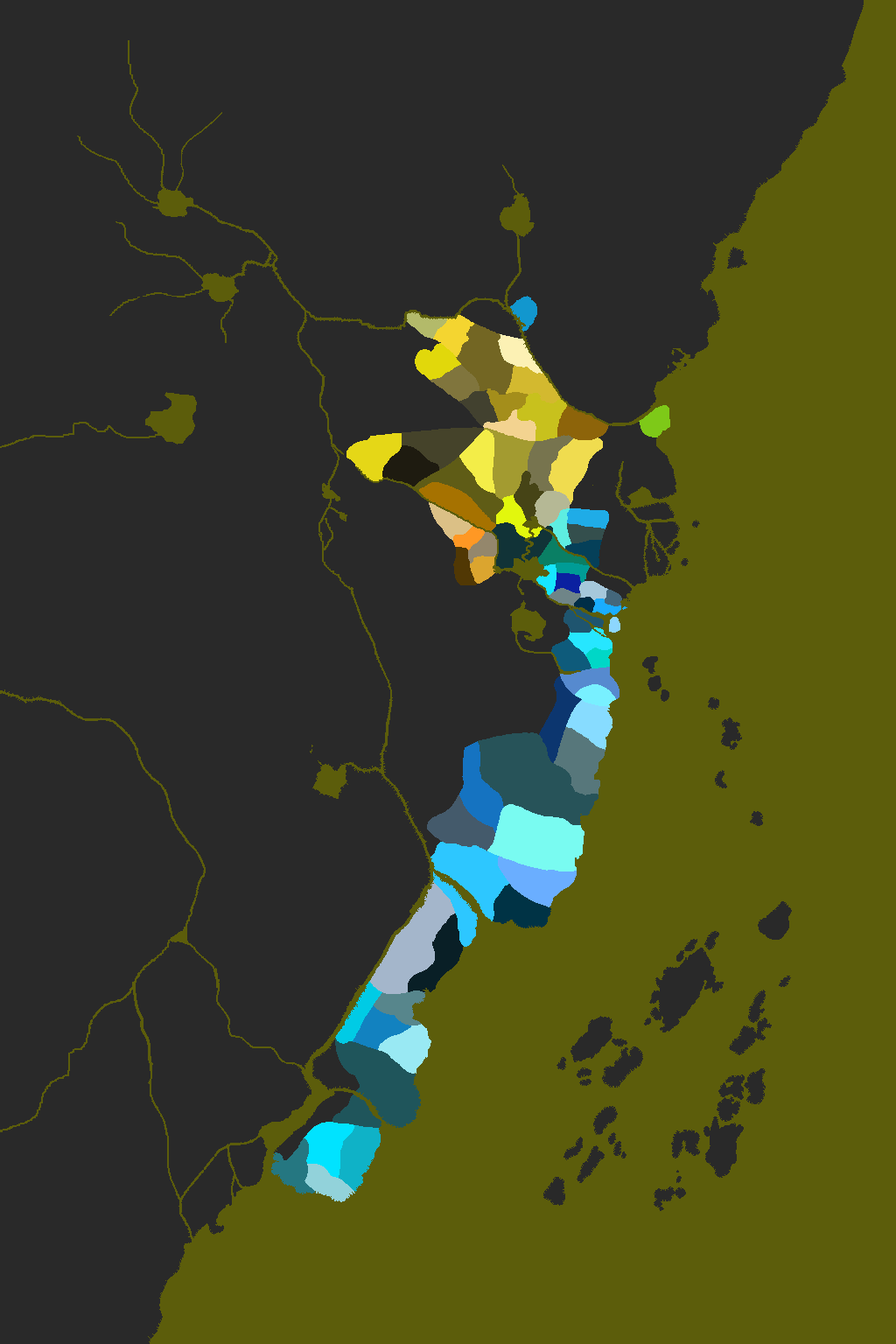
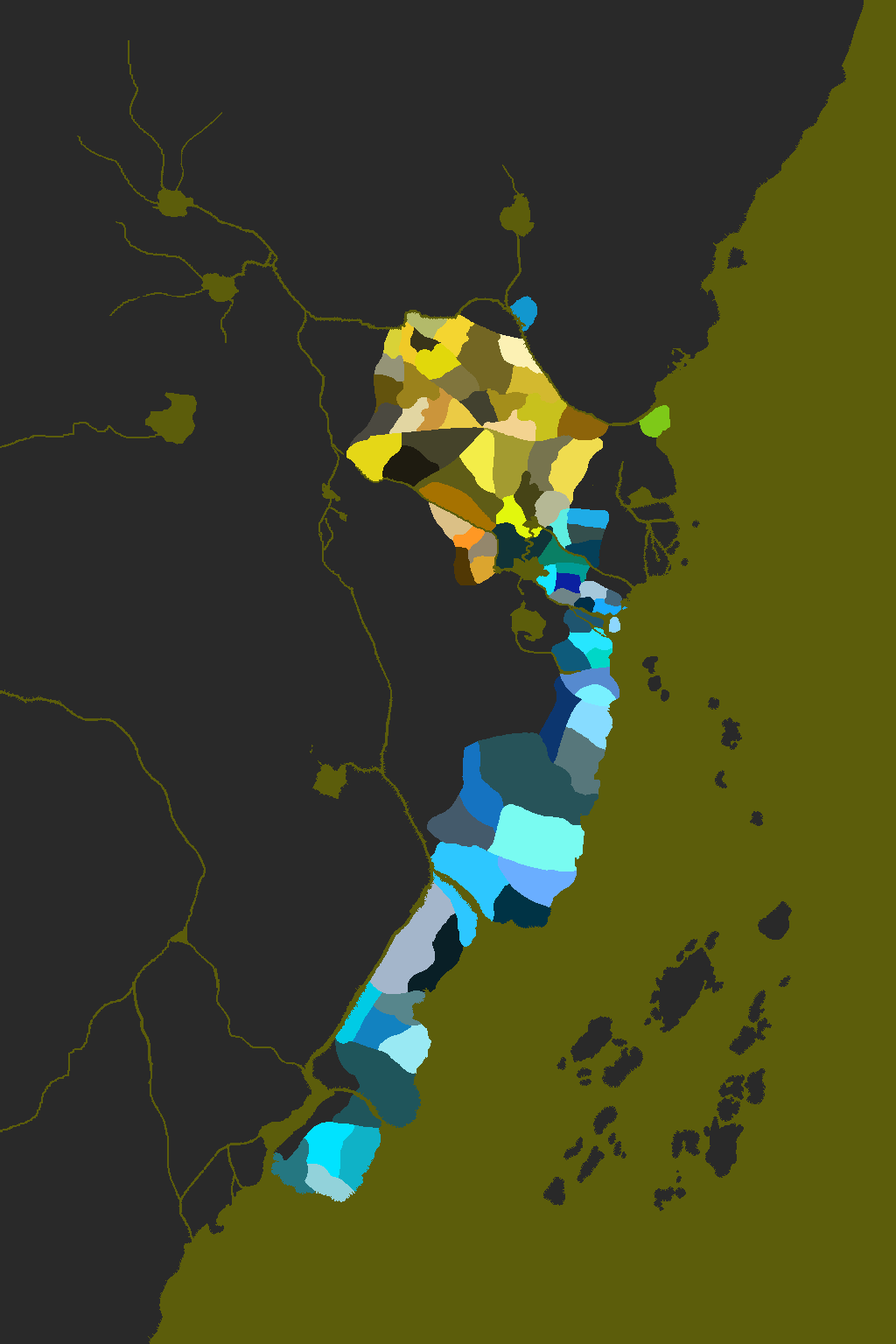
Layered file, before and after one edit (w=896, h=1344). Changes by layer:
renamed "matsu" to "matsu & Kitsu", painted on it over [349, 321, 484, 447]
